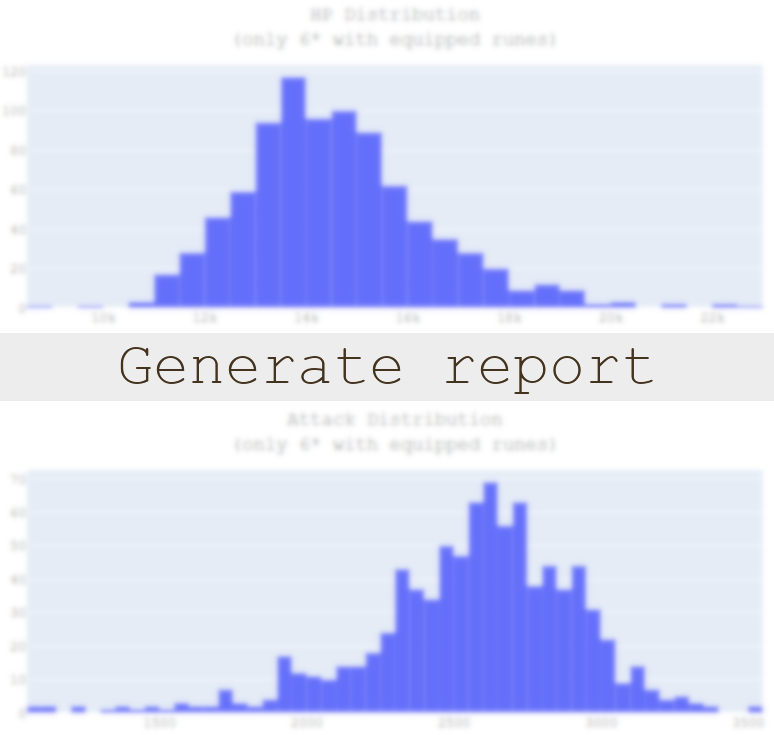
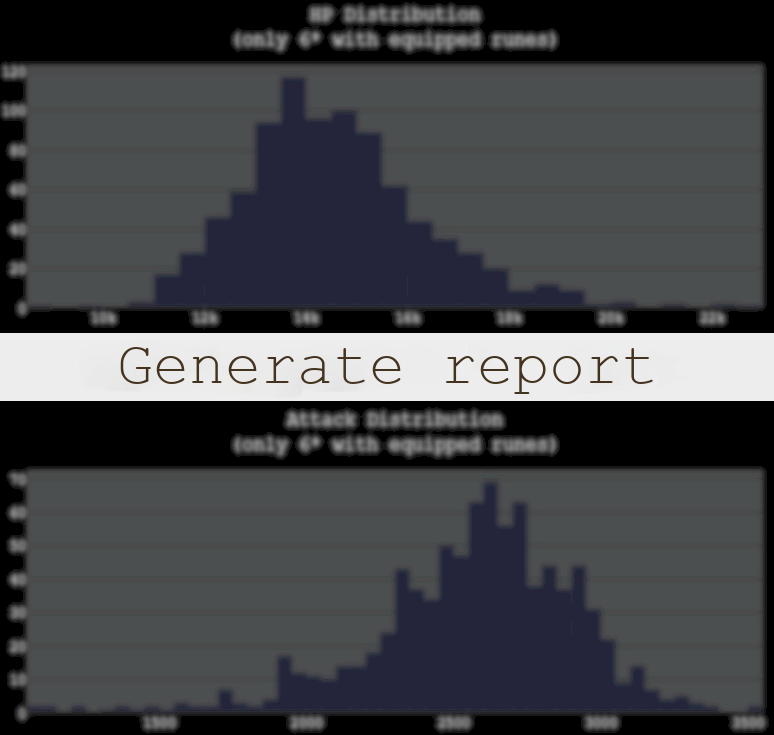
Layer changes from the first 774x735 image to the second:
added layer "Generate report #1" above "Generate report" over [120, 347, 653, 394]
painted on "Generate report" over [80, 347, 653, 398]
painted on "Screenshot_1.png" over [0, 0, 774, 735]
